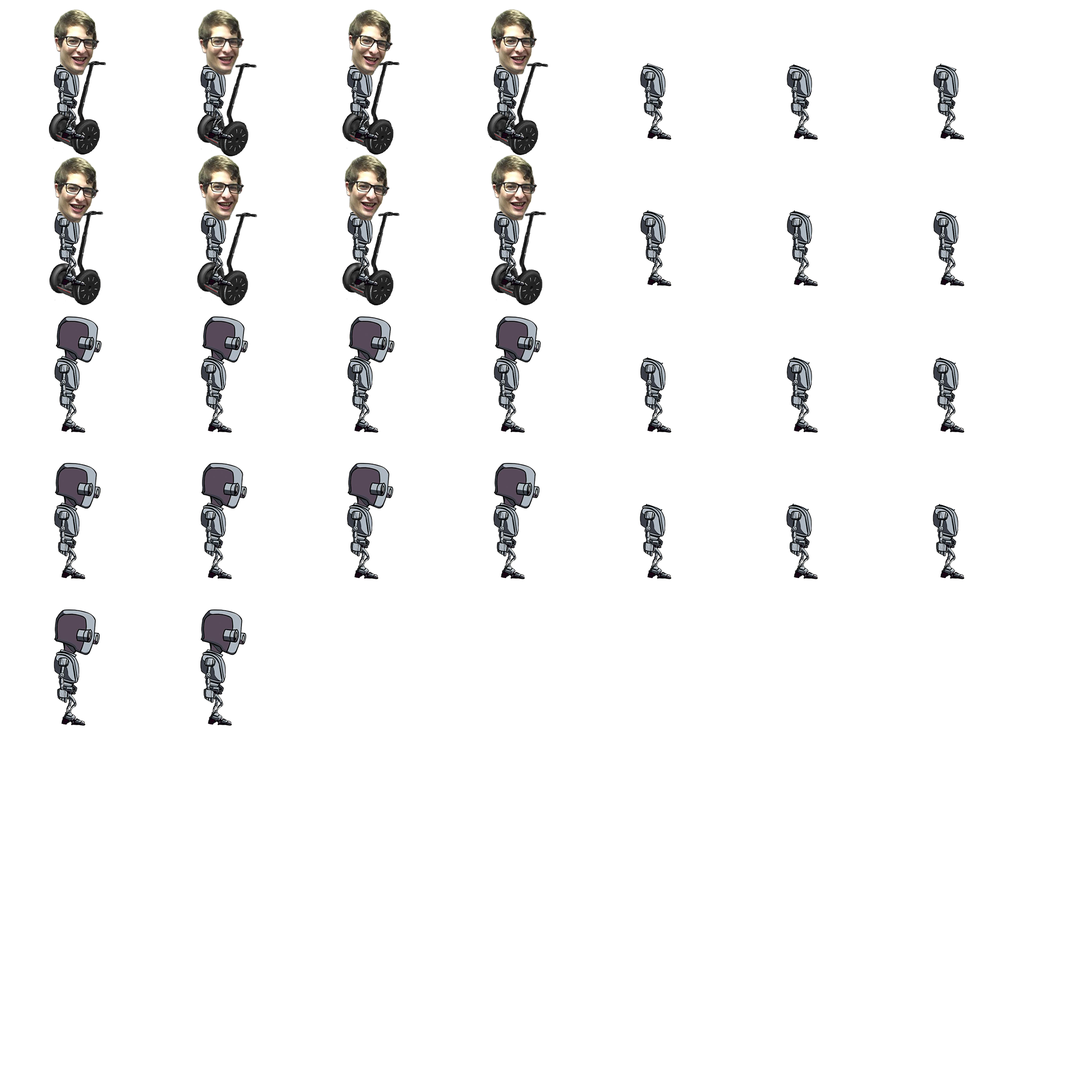
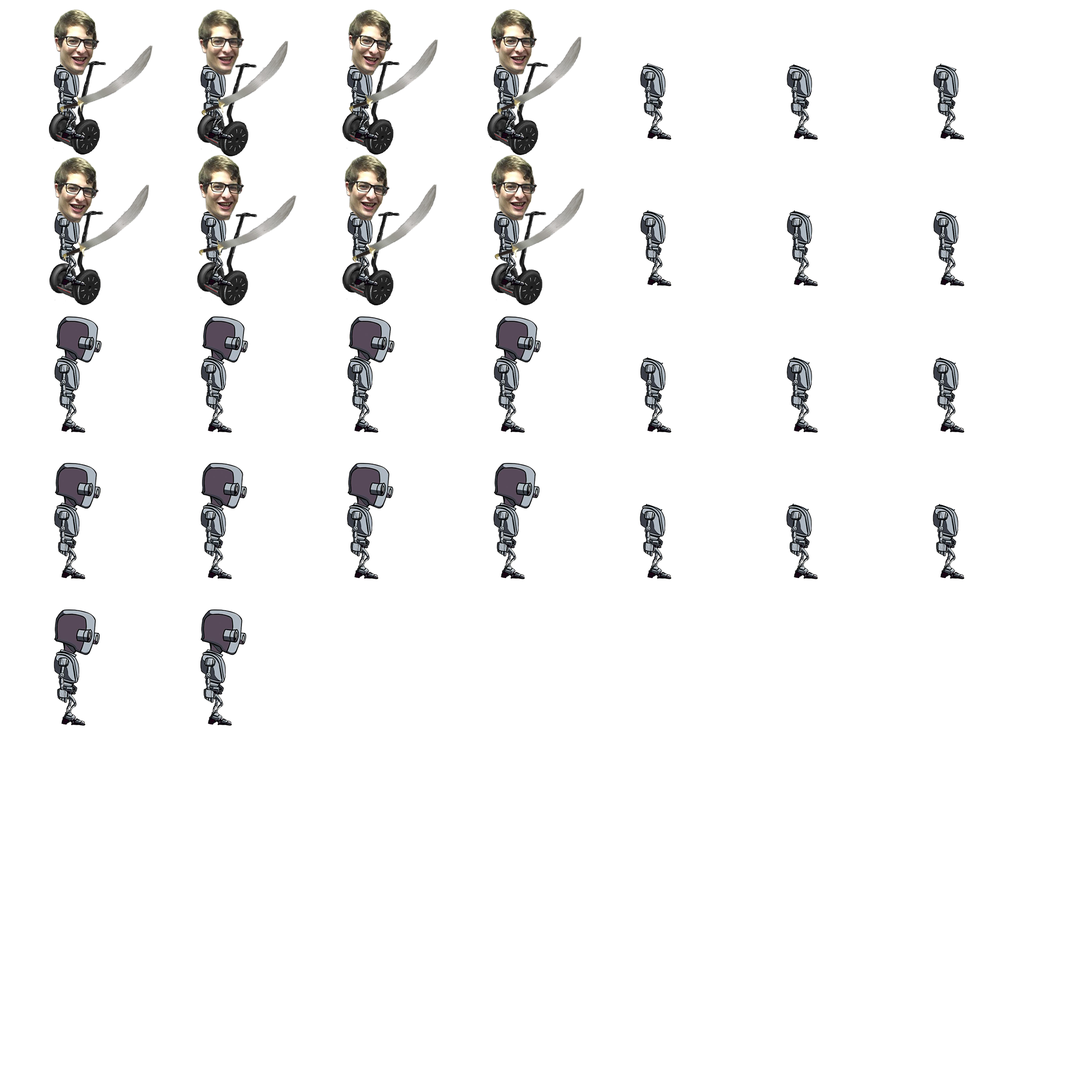
Comparing the layer stacks of the two w=1091, h=1091 images. Changes:
added group "Group 1" with 25 layers over (x1=59, y1=36, x2=585, y2=263)
added layer "Layer 20" in group "Group 1" over (x1=198, y1=195, x2=297, y2=257)
added layer "Layer 19" in group "Group 1" over (x1=352, y1=183, x2=438, y2=263)
added layer "Layer 18" in group "Group 1" over (x1=494, y1=188, x2=585, y2=261)
added layer "Layer 17" in group "Group 1" over (x1=497, y1=36, x2=582, y2=115)
added layer "Layer 16" in group "Group 1" over (x1=349, y1=38, x2=439, y2=112)
added layer "Layer 15" in group "Group 1" over (x1=200, y1=40, x2=289, y2=117)
added layer "Layer 21" in group "Group 1" over (x1=61, y1=184, x2=150, y2=261)
added layer "Layer 14" in group "Group 1" over (x1=59, y1=44, x2=153, y2=113)
moved "Layer 0" into group "Group 1" over (x1=59, y1=62, x2=585, y2=263)
moved "Layer 13" into group "Group 1" over (x1=494, y1=225, x2=547, y2=261)
moved "Layer 12" into group "Group 1" over (x1=352, y1=227, x2=400, y2=263)
moved "Layer 11" into group "Group 1" over (x1=198, y1=226, x2=258, y2=257)
moved "Layer 10" into group "Group 1" over (x1=61, y1=231, x2=104, y2=261)
moved "Layer 9" into group "Group 1" over (x1=59, y1=86, x2=107, y2=113)
moved "Layer 8" into group "Group 1" over (x1=200, y1=75, x2=257, y2=117)
moved "Layer 7" into group "Group 1" over (x1=349, y1=78, x2=400, y2=112)
moved "i2" into group "Group 1" over (x1=497, y1=75, x2=549, y2=115)
